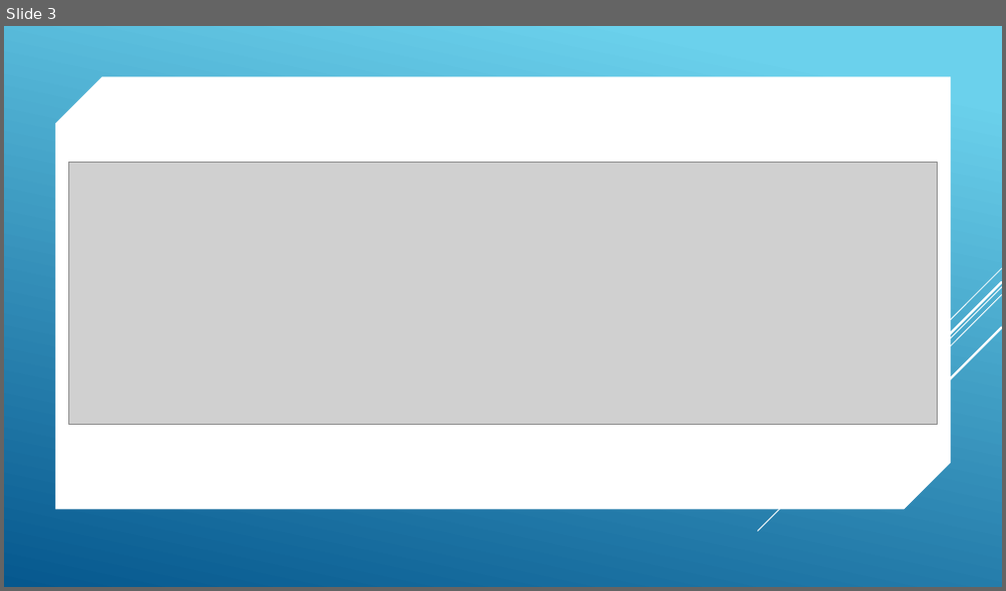
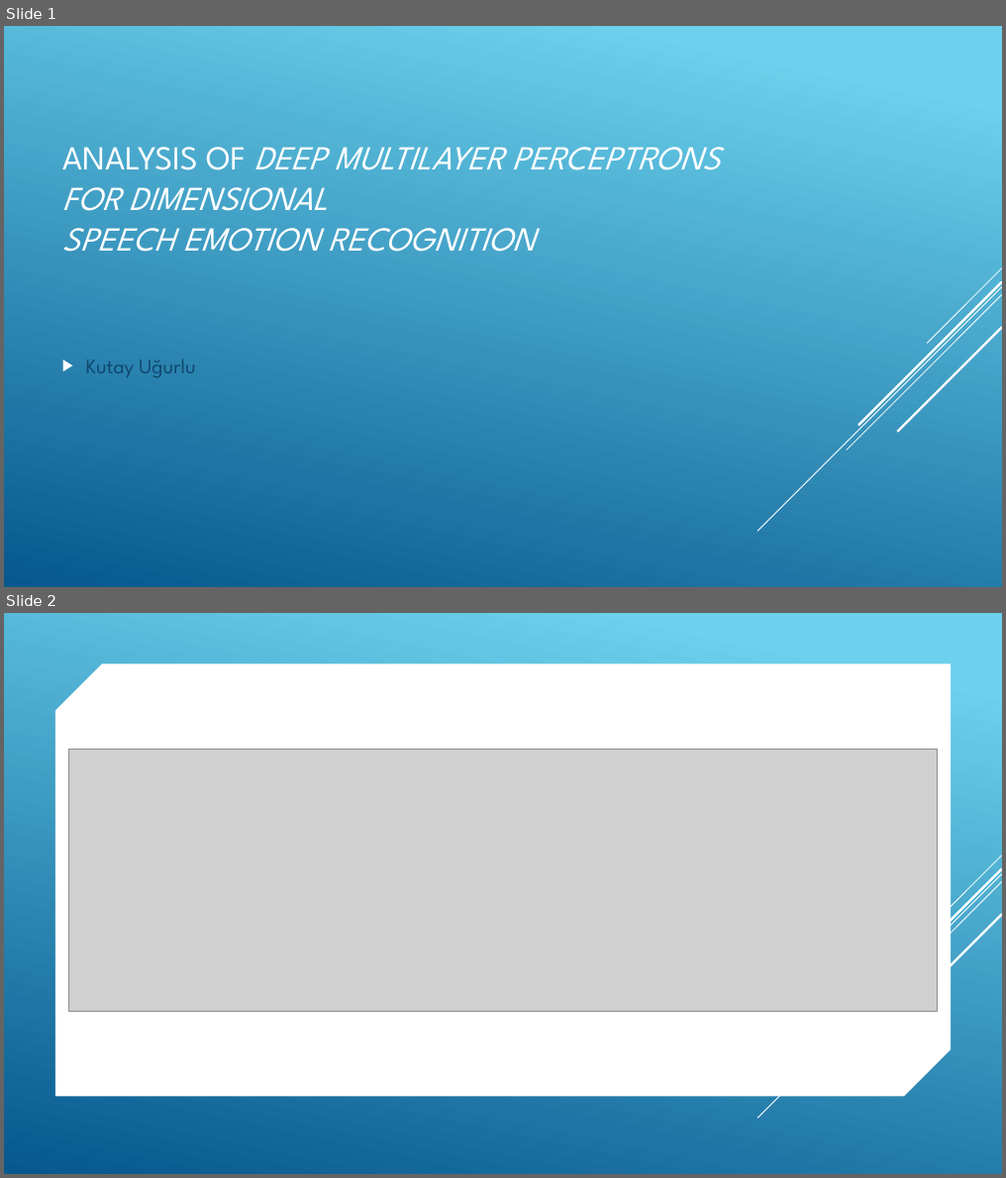
Before and after one commit to kutay-ugurlu/583-Project, a slide deck: report/Presentation.pptx. Shown one above the other, each under a label of ours: slide 3 before the commit, slides 1 and 2 after it. The pictures are 1006x591 and 1006x1178 pixels, drawn with LibreOffice and Linux fonts; fonts in the diff are those of the drawing; grey boxes stand for pictures. Boxes give left, top, right and bottom in pixels: in the first picture for what was removed or moved away, otherwise in the second. Text is boxed around its words. In the diff, an @@ line names an element or a change of style, - is before the commit and + after.

```diff
--- a/report/Presentation.pptx
+++ b/report/Presentation.pptx
@@ slide 1 added at (x1=4, y1=26, x2=1002, y2=587), background gradient #6ED2EB to #06588E @@
@@ title added at (x1=62, y1=147, x2=720, y2=252), 32.4 pt, text #FFFFFF, italic @@
+ANALYSIS OF DEEP MULTILAYER PERCEPTRONS FOR DIMENSIONAL
+SPEECH EMOTION RECOGNITION
@@ group added at (x1=757, y1=269, x2=1002, y2=531): 5 lines @@
@@ text added at (x1=86, y1=360, x2=195, y2=377), 20 pt, text #0F496F @@
+▶ Kutay Uğurlu
@@ what was slide 3 is now slide 2 @@
```
Also in this commit, not shown: 2 slides changed, 2 slides removed, 8 other files.
